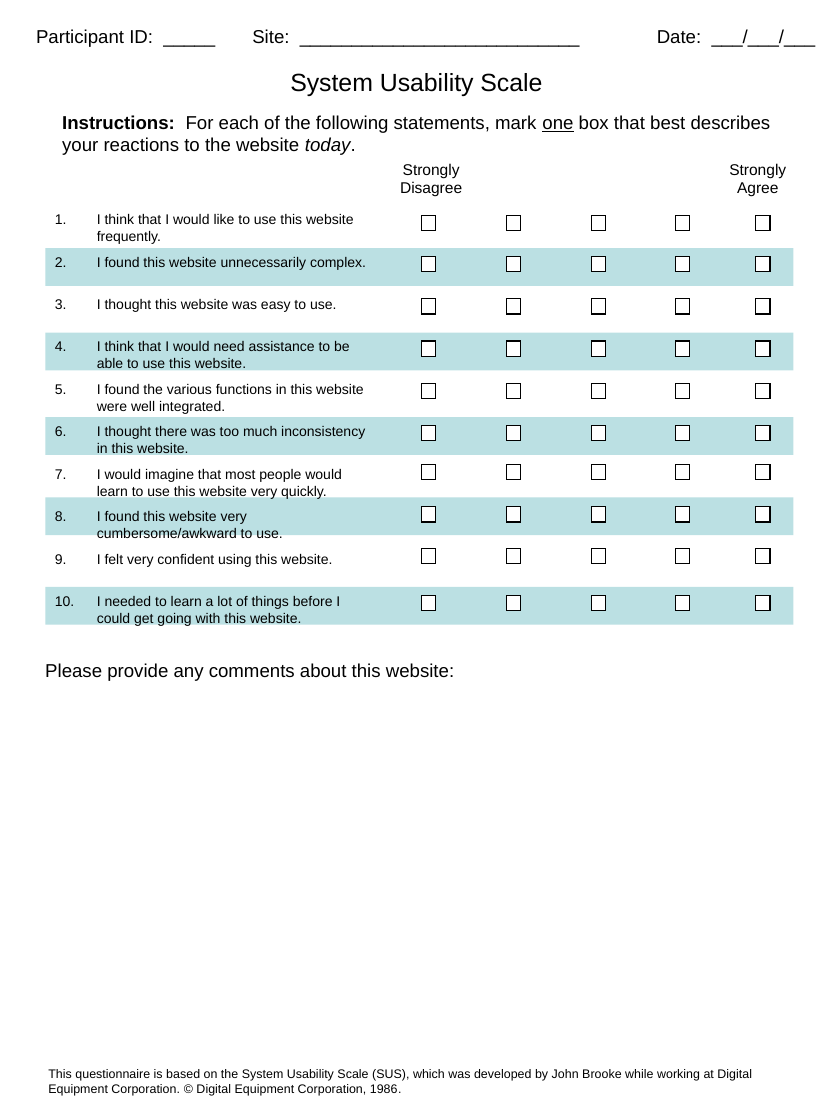
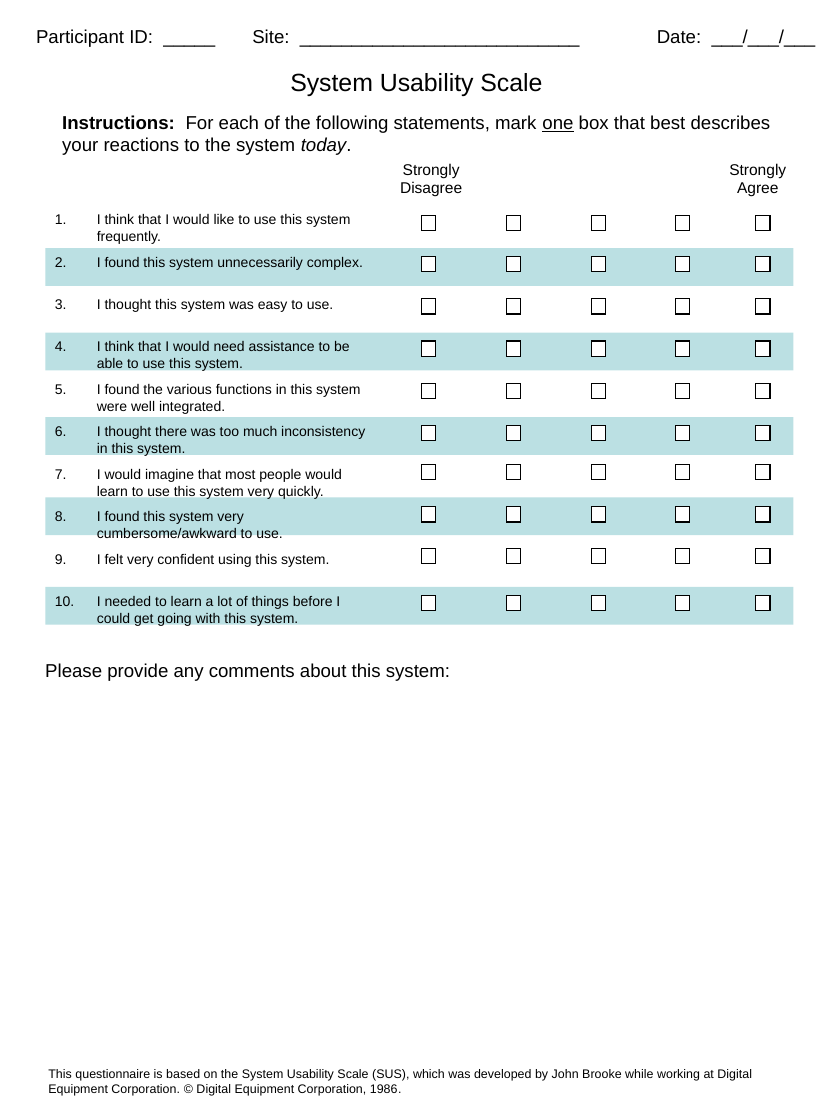
Before and after one commit to MartinGeertsen/P8, a slide deck: slide 1 of SUS.ppt. Drawn at 840x1120 pixels with LibreOffice and Linux fonts; fonts in the diff are those of the drawing. Boxes give left, top, right and bottom in pixels: in the first picture for what was removed or moved away, otherwise in the second. Text is boxed around its words. In the diff, an @@ line names an element or a change of style, - is before the commit and + after.

```diff
--- a/SUS.ppt
+++ b/SUS.ppt
@@ text at bbox=[62, 115, 771, 155]: text changed @@
-Instructions: For each of the following statements, mark one box that best describes your reactions to the website today.
+Instructions: For each of the following statements, mark one box that best describes your reactions to the system today.
@@ text at bbox=[97, 214, 365, 627]: text changed @@
-1. I think that I would like to use this website frequently.
-2. I found this website unnecessarily complex.
-3. I thought this website was easy to use.
-4. I think that I would need assistance to be able to use this website.
-5. I found the various functions in this website were well integrated.
-6. I thought there was too much inconsistency in this website.
-7. I would imagine that most people would learn to use this website very quickly.
-8. I found this website very cumbersome/awkward to use.
-9. I felt very confident using this website.
-10. I needed to learn a lot of things before I could get going with this website.
+1. I think that I would like to use this system frequently.
+2. I found this system unnecessarily complex.
+3. I thought this system was easy to use.
+4. I think that I would need assistance to be able to use this system.
+5. I found the various functions in this system were well integrated.
+6. I thought there was too much inconsistency in this system.
+7. I would imagine that most people would learn to use this system very quickly.
+8. I found this system very cumbersome/awkward to use.
+9. I felt very confident using this system.
+10. I needed to learn a lot of things before I could get going with this system.
@@ text at bbox=[45, 663, 450, 681]: text changed @@
-Please provide any comments about this website:
+Please provide any comments about this system:
```
Also in this commit, not shown: 6 other files.
